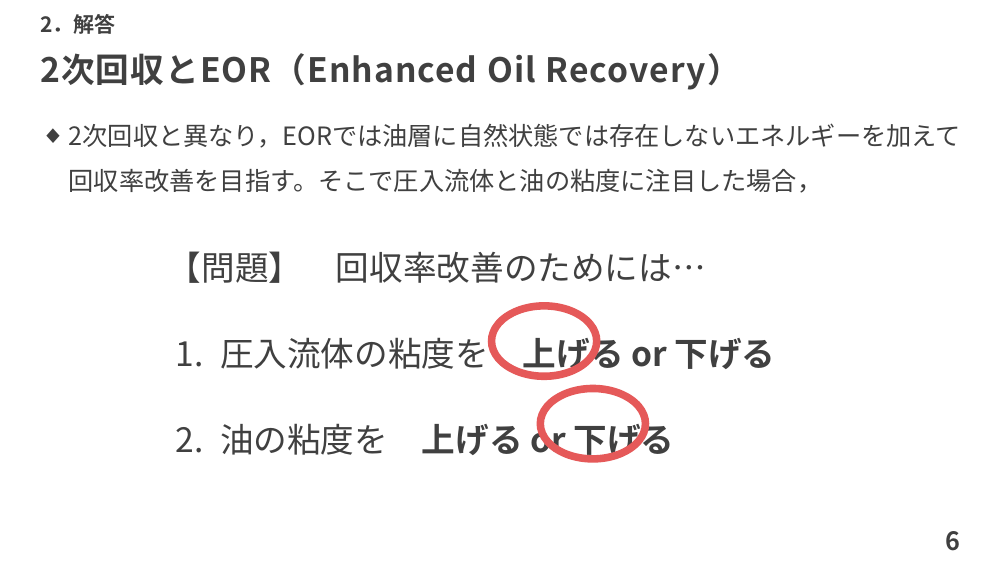
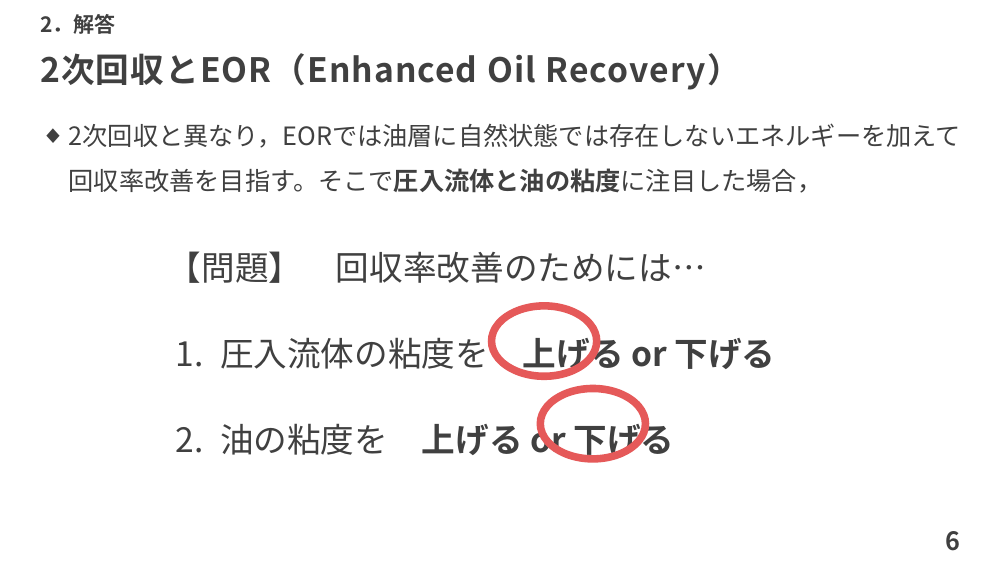
Before and after one commit to te288/intro_to_NA2022, a slide deck: slide 7 of hatten/MobilityRatio_ans.pptx. Drawn at 1008x567 pixels with LibreOffice and Linux fonts; fonts in the diff are those of the drawing. Boxes give left, top, right and bottom in pixels: in the first picture for what was removed or moved away, otherwise in the second. Text is boxed around its words. In the diff, an @@ line names an element or a change of style, - is before the commit and + after.

```diff
--- a/hatten/MobilityRatio_ans.pptx
+++ b/hatten/MobilityRatio_ans.pptx
@@ text "2次回収と異なり，EORでは油層に自然状態では存在しないエネルギーを加えて回収率改善を目指す。そこで圧入流体と油の粘度に ..." at (69, 123, 961, 193): bold on in "2次回収と異なり，EORでは油層に自然状態では存在しないエネルギーを加えて回収率改善を目指す。そこで圧入流体と油の粘度に ..." @@
```
Also in this commit, not shown: 1 other slide changed, 6 other files.
